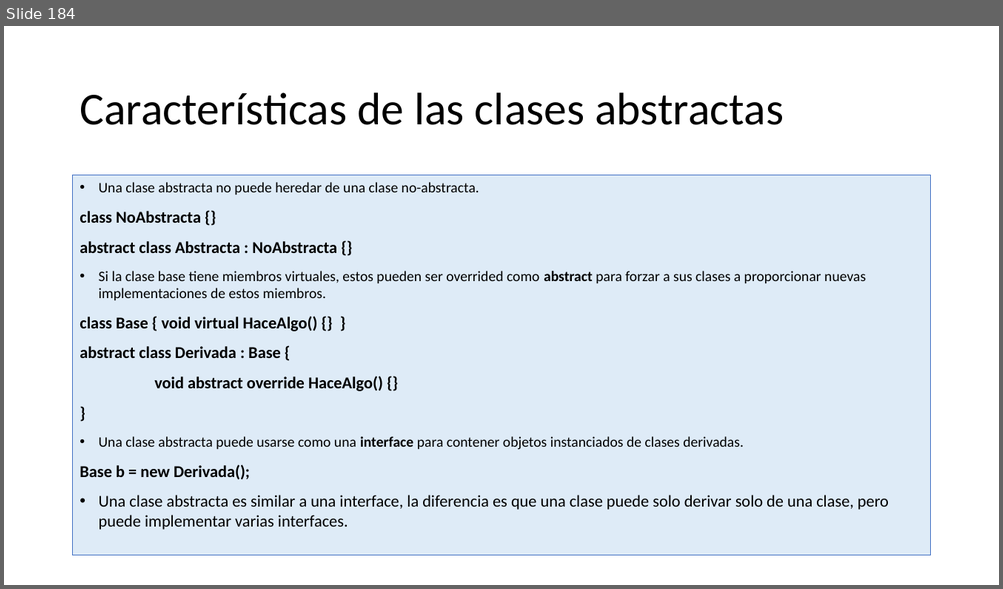
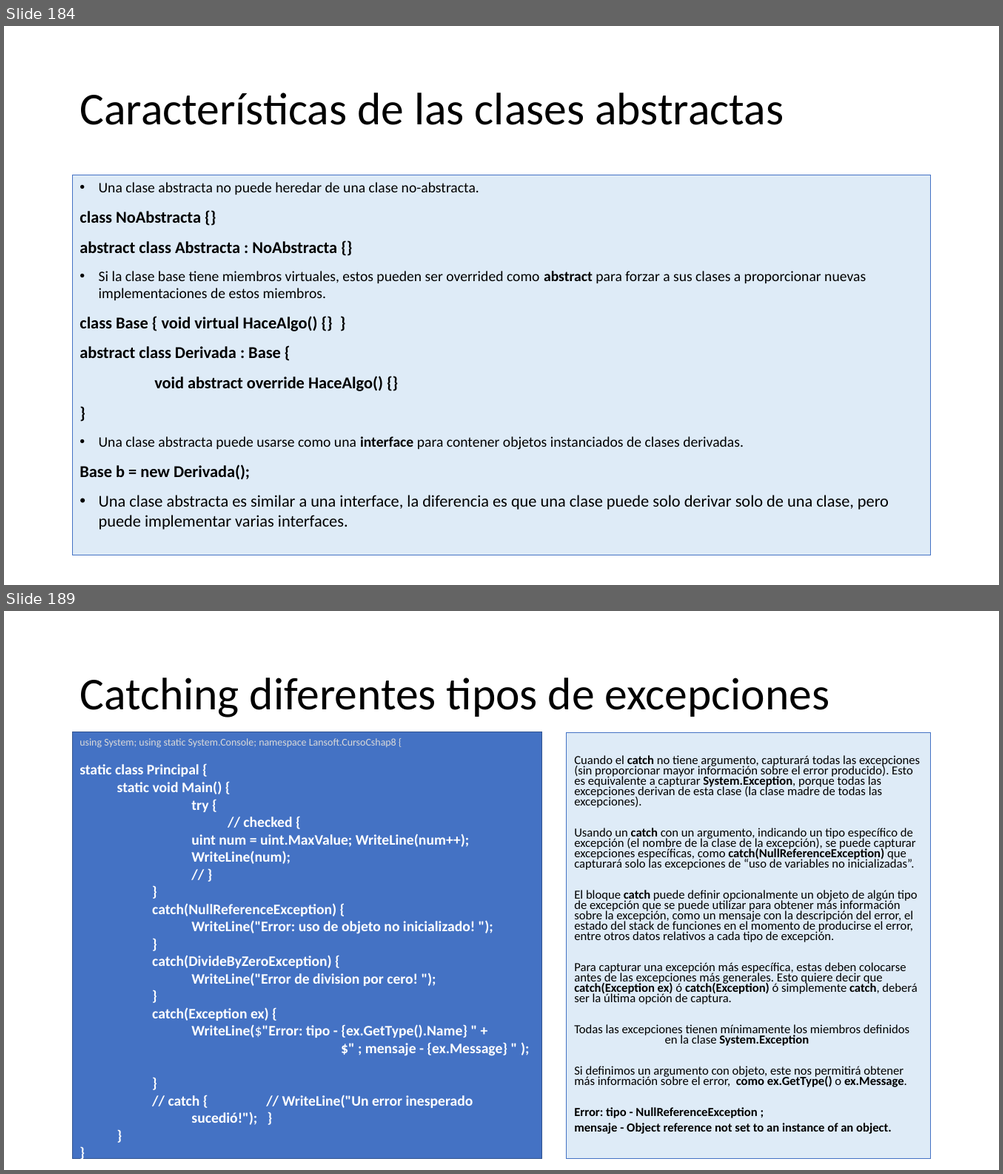
Before and after one commit to AlbertOsinaga/CursoCSharp__8, a slide deck: CSharpQuickReferencia.pptx. Shown one above the other, each under a label of ours: slide 184 before the commit, slides 184 and 189 after it; the slides between them are not shown. The pictures are 1003x589 and 1003x1174 pixels, drawn with LibreOffice and Linux fonts; fonts in the diff are those of the drawing. Boxes give left, top, right and bottom in pixels: in the first picture for what was removed or moved away, otherwise in the second. Text is boxed around its words. In the diff, an @@ line names an element or a change of style, - is before the commit and + after.

```diff
--- a/CSharpQuickReferencia.pptx
+++ b/CSharpQuickReferencia.pptx
@@ slide 189 added at [4, 611, 999, 1170], background #FFFFFF @@
@@ title added at [79, 678, 830, 718], 44 pt, text #000000 @@
+Catching diferentes tipos de excepciones
@@ rectangle added at [73, 732, 542, 1159], fill #4472C4, outline #325491 1 pt, 14 pt, text #FFFFFF, bold @@
+using System; using static System.Console; namespace Lansoft.CursoCshap8 {
+static class Principal {
+  static void Main() {
+  try {
+  // checked {
+      uint num = uint.MaxValue; WriteLine(num++);
+      WriteLine(num);
+      // }
+      }
+      catch(NullReferenceException) {
+      WriteLine("Error: uso de objeto no inicializado! ");
+      }
+      catch(DivideByZeroException) {
+      WriteLine("Error de division por cero! ");
+      }
+      catch(Exception ex) {
+      WriteLine($"Error: tipo - {ex.GetType().Name} " +
+      $" ; mensaje - {ex.Message} " );
+      }
+      // catch { // WriteLine("Un error inesperado sucedió!"); }
+  }
+}
+}
@@ text added at [566, 732, 930, 1159], fill #DEEBF7, outline #4472C4 0.75 pt, 11.9 pt, text #000000 @@
+      Cuando el catch no tiene argumento, capturará todas las excepciones (sin proporcionar mayor información sobre el error producido). Esto es equivalente a capturar System.Exception, porque todas las excepciones derivan de esta clase (la clase madre de todas las excepciones).
+      Usando un catch con un argumento, indicando un tipo específico de excepción (el nombre de la clase de la excepción), se puede capturar excepciones específicas, como catch(NullReferenceException) que capturará solo las excepciones de “uso de variables no inicializadas”.
+      El bloque catch puede definir opcionalmente un objeto de algún tipo de excepción que se puede utilizar para obtener más información sobre la excepción, como un mensaje con la descripción del error, el estado del stack de funciones en el momento de producirse el error, entre otros datos relativos a cada tipo de excepción.
+      Para capturar una excepción más específica, estas deben colocarse antes de las excepciones más generales. Esto quiere decir que catch(Exception ex) ó catch(Exception) ó simplemente catch, deberá ser la última opción de captura.
+      Todas las excepciones tienen mínimamente los miembros definidos en la clase System.Exception
+      Si definimos un argumento con objeto, este nos permitirá obtener más información sobre el error, como ex.GetType() o ex.Message.
+      Error: tipo - NullReferenceException ;
+      mensaje - Object reference not set to an instance of an object.
```
Also in this commit, not shown: 1 slide changed, 14 other slides added, 23 other files.
